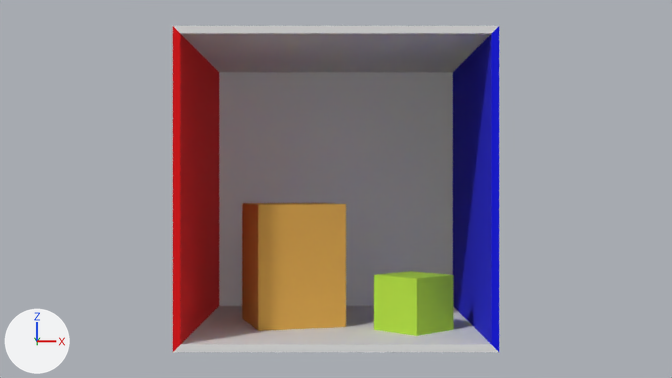
The Blender file data/scenes/cornellbox/CornellBox.blend, before and after one commit.
Both versions are drawn from the file's camera 'Camera'. Lighting does not change. The marker at lower left points along +X, +Y and +Z.
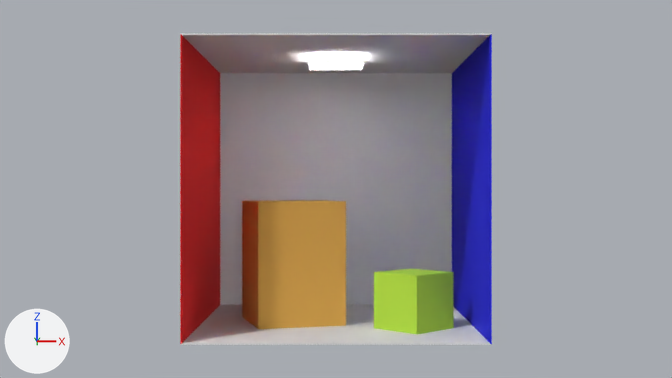
Commit message: fix for RA_ALL and emission

Where the change shows, as pixel boxes [x1, y1, x2, y2] in the pictures (672 x 378 px):
'Cube', reshaped, modifiers changed: before [173, 26, 499, 352]; after [180, 33, 492, 345]
'Cube.001', moved: before [374, 271, 454, 336]; after [374, 269, 454, 334]
'Plane', added: after [309, 63, 363, 70]
part 1 of me_cube, deleted: before [173, 26, 499, 352]

The change, as a list of edits to the scene's bpy script:
```text
Add mat_emission:
    mat_emission = principled_material('Emission')
    mat_emission.base_color = (0.0, 0.0, 0.0)  # black #000000
    mat_emission.emission_strength = 10.0
Change me_cube:
    used by ob_cube; location = (0.0, 0.0, 0.0)
    remove me_cube.from_pydata(...)  # 16 vertices, 14 faces; spans x -1.05..1.05, y -1.0..1.05, z -1.05..1.05
    add me_cube.from_pydata(...)  # 8 vertices, 5 faces; spans x -1.0..1.0, y -1.0..1.0, z -1.0..1.0
    me_cube part 1
    8 vertices are removed from x -1.05..1.05, y -1.0..1.05, z -1.05..1.05
    9 faces are deleted
Add me_plane:
    me_plane.from_pydata([(-1.0, -1.0, 0.0), (1.0, -1.0, 0.0), (-1.0, 1.0, 0.0), (1.0, 1.0, 0.0)], [], [(0, 1, 3, 2)])
    me_plane.materials.append(mat_emission)  # black #000000
Change ob_cube:
    add _m = ob_cube.modifiers.new('Solidify', 'SOLIDIFY')
    add _m.offset = 1.0
    add _m.use_even_offset = True
Change ob_cube_001:
    ob_cube_001.location: (0.552, -0.365, -0.81) -> (0.552, -0.365, -0.79)
Add ob_plane:
    ob_plane = bpy.data.objects.new('Plane', me_plane)
    ob_plane.location = (0.0, 0.0, 0.92)
    ob_plane.rotation_euler = (3.142, 0.0, 0.0)  # degrees (180, 0, 0)
    ob_plane.scale = (0.2, 0.2, 0.2)
```
